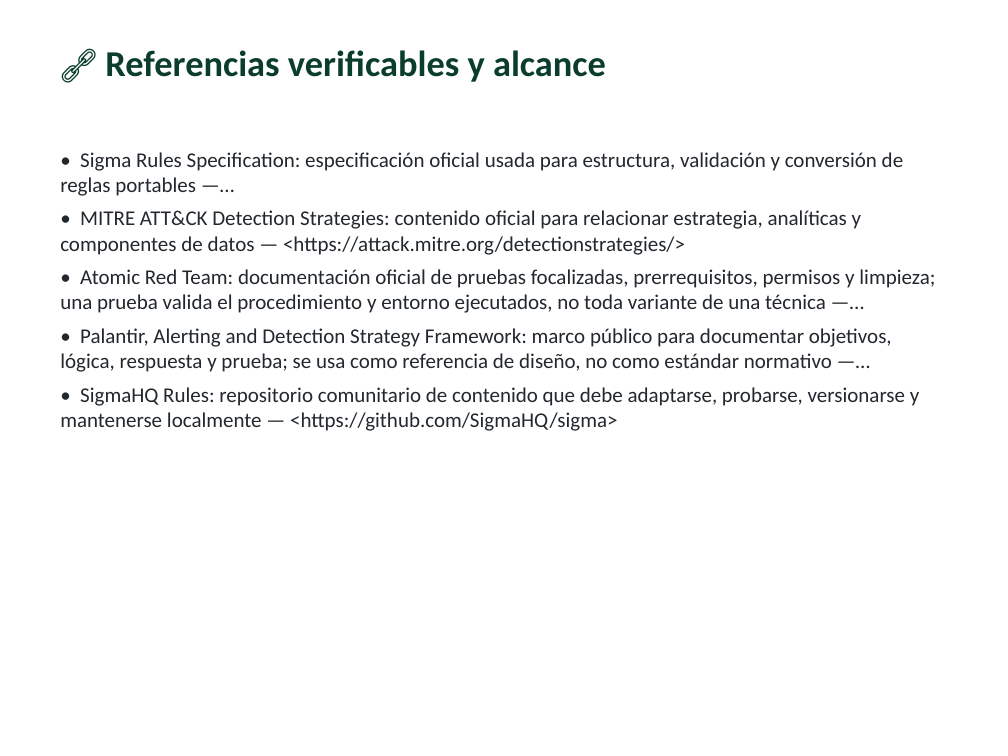
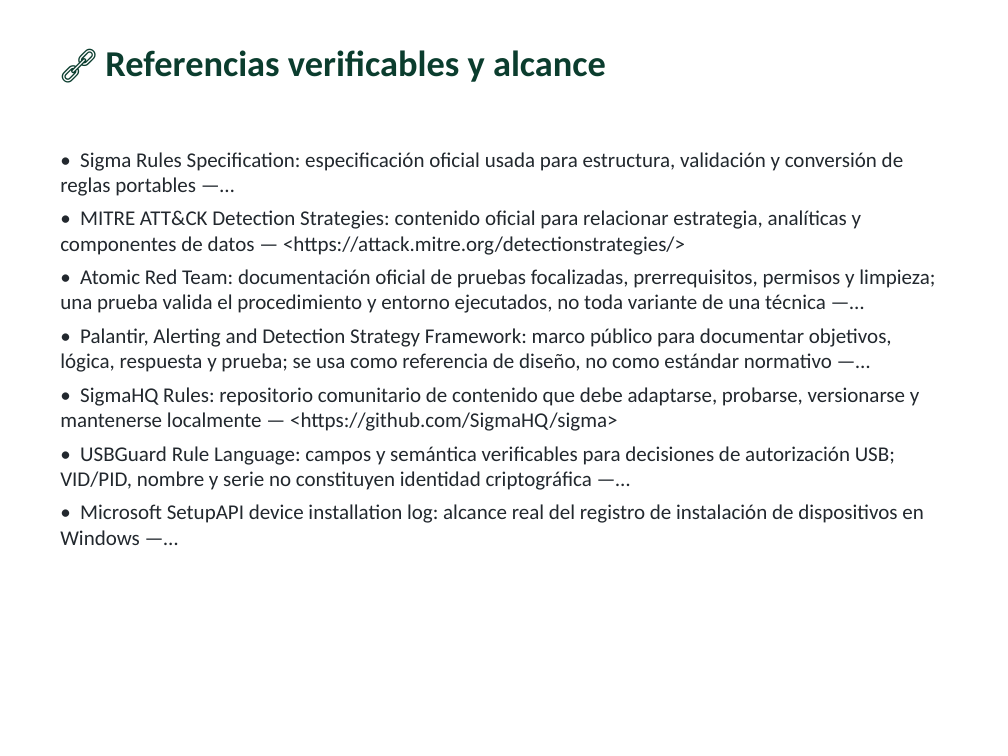
Before and after one commit to vladimiracunadev-create/modern-cybersecurity-program, a slide deck: slide 16 of classes/parte-8-blue-team-deteccion-y-soc/199-ingenieria-de-deteccion-como-disciplina/clase-199-presentacion.pptx. Drawn at 1008x756 pixels with LibreOffice and Linux fonts; fonts in the diff are those of the drawing. Boxes give left, top, right and bottom in pixels: in the first picture for what was removed or moved away, otherwise in the second. Text is boxed around its words. In the diff, an @@ line names an element or a change of style, - is before the commit and + after.

```diff
--- a/classes/parte-8-blue-team-deteccion-y-soc/199-ingenieria-de-deteccion-como-disciplina/clase-199-presentacion.pptx
+++ b/classes/parte-8-blue-team-deteccion-y-soc/199-ingenieria-de-deteccion-como-disciplina/clase-199-presentacion.pptx
@@ text at [60, 446, 923, 545]: paragraphs added @@
+• USBGuard Rule Language: campos y semántica verificables para decisiones de autorización USB; VID/PID, nombre y serie no constituyen identidad criptográfica —…
+• Microsoft SetupAPI device installation log: alcance real del registro de instalación de dispositivos en Windows —…
```
Also in this commit, not shown: 1 other slide changed, 2 other files.
